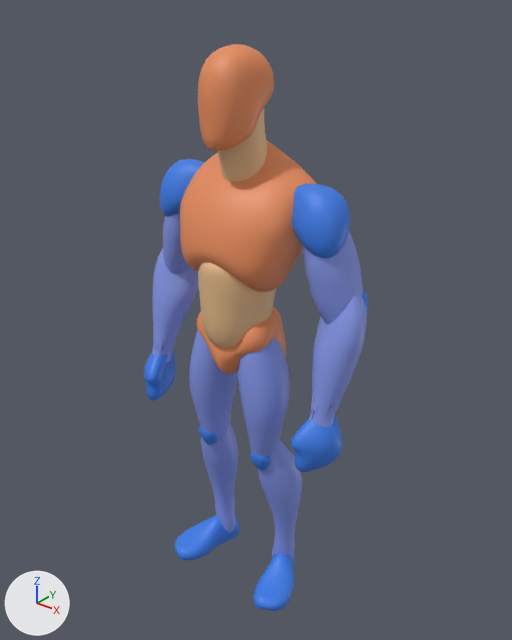
The FBX model ThisTime4Real/Assets/Character/Spartan/Spartan.fbx, before and after one commit.
Rendered twice from a 50 mm lens placed at (1.345, -1.654, 2.052), pointed at (0.018, 0.005, 1.024). Lighting does not change. The marker at lower left points along +X, +Y and +Z. Where no turn or scale is listed for an object, it has been applied to the vertices.

In view in the first picture: 'Man'.
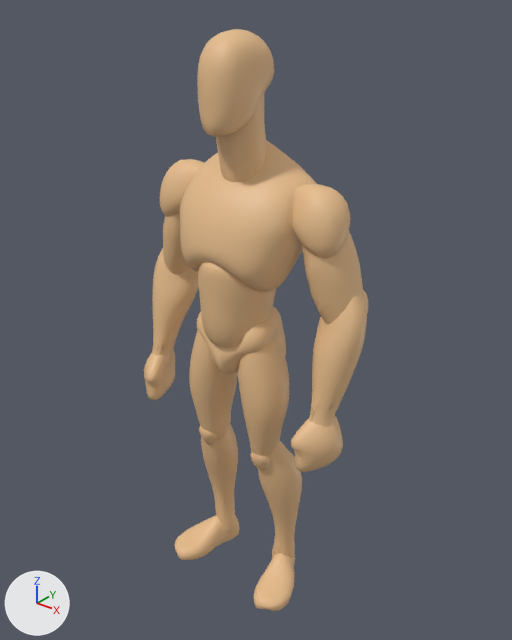
What differs and where, as boxes (x1, y1, x2, y2) in the pictures (512 x 640 px; the box of a moved part takes in the faces that stretch with it):
'Man', reshaped
    before: (144, 44, 368, 611)
    after: (144, 29, 368, 611)
part 1 of me_group52526_003, moved or reshaped
    before: (198, 44, 274, 182)
    after: (197, 29, 274, 137)
part 2 of me_group52526_003, recoloured
    both: (152, 212, 367, 558)
part 3 of me_group52526_003, recoloured (blue to beige)
    both: (144, 159, 368, 611)
part 4 of me_group52526_003, recoloured (orange to beige)
    both: (180, 88, 317, 374)

Patch to the scene script:
```diff
--- a/ThisTime4Real/Assets/Character/Spartan/Spartan.fbx.py
+++ b/ThisTime4Real/Assets/Character/Spartan/Spartan.fbx.py
@@ me_group52526_003 @@
 # used by ob_man; location = (0.0, 0.0, 0.0)
-me_group52526_003.from_pydata(...)  # 13020 vertices, 12972 faces; spans x -0.43..0.43, y -0.21..0.11, z 0.0..1.88
+me_group52526_003.from_pydata(...)  # 12875 vertices, 12838 faces; spans x -0.43..0.43, y -0.21..0.11, z 0.0..1.92
+# me_group52526_003 part 1: 212 vertices moved from x -0.08..0.09, y -0.18..0.05, z 1.51..1.88 to x -0.08..0.09, y -0.18..0.03, z 1.51..1.92; 355 vertices removed from x -0.09..0.09, y -0.15..0.05, z 1.5..1.86; 210 vertices added at x -0.09..0.09, y -0.15..0.05, z 1.66..1.89
+# me_group52526_003 part 2: 5566 faces spanning x -0.43..0.43, y -0.16..0.1, z 0.01..1.44 switch from mat_violeta (blue #8597e7) to mat_naranjo_crema (beige #e7bd8c)
+# me_group52526_003 part 3: 3414 faces spanning x -0.42..0.42, y -0.21..0.1, z 0.0..1.52 switch from mat_azul (blue #397ce7) to mat_naranjo_crema (beige #e7bd8c)
+# me_group52526_003 part 4: 2222 faces spanning x -0.24..0.24, y -0.2..0.11, z 0.87..1.92 switch from mat_naranjo (orange #e78d5d) to mat_naranjo_crema (beige #e7bd8c)
```
